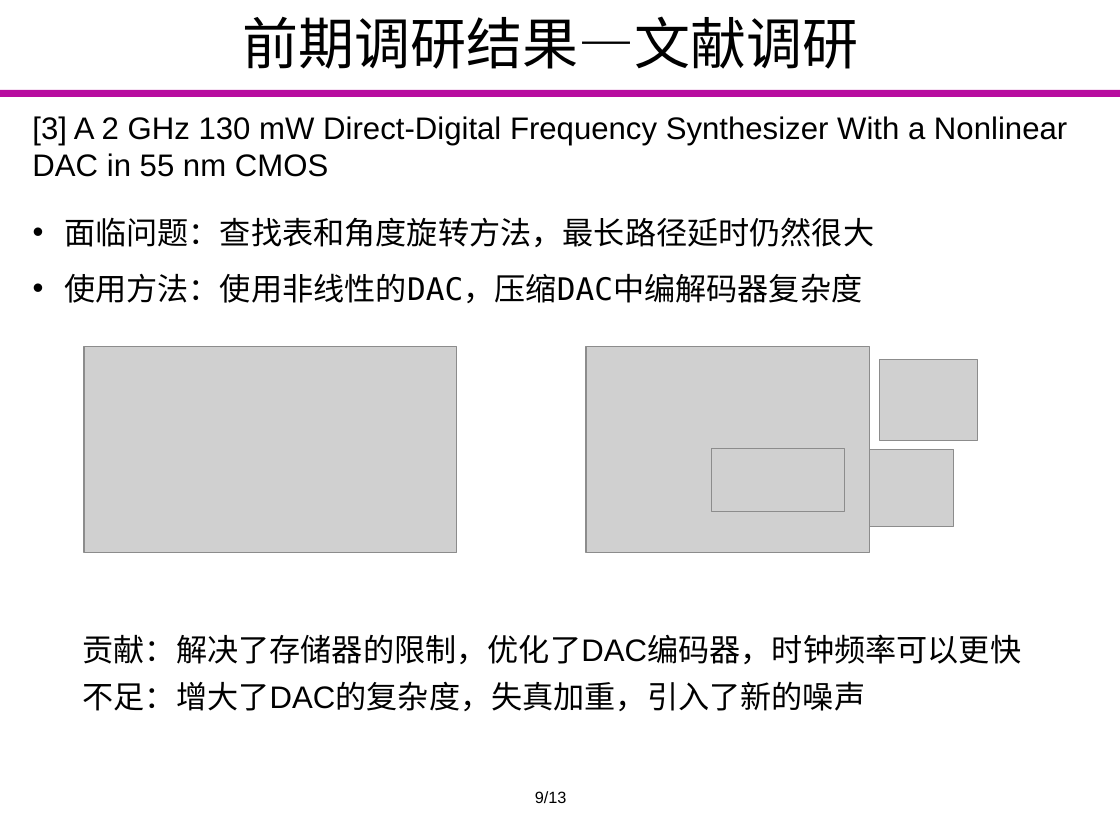
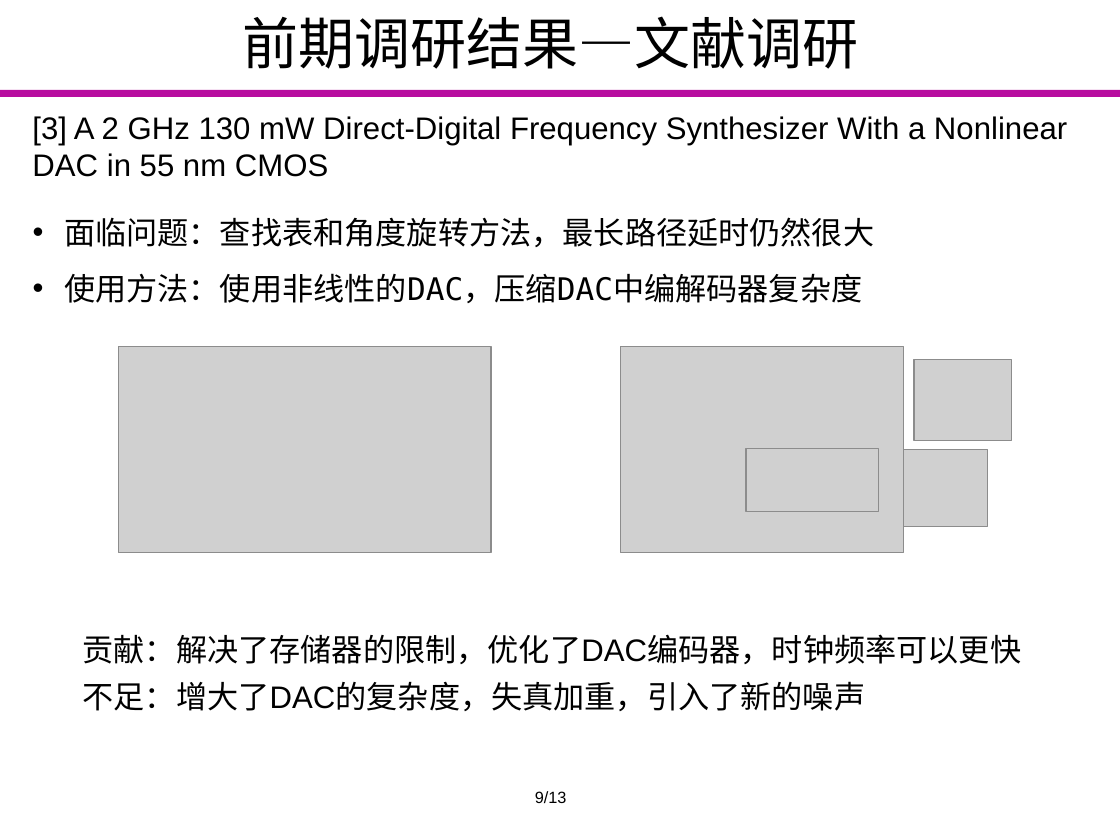
Before and after one commit to Markov2016/kaiti, a slide deck: slide 10 of ppt/yyx_v1.1.pptx. Drawn at 1120x840 pixels with LibreOffice and Linux fonts; fonts in the diff are those of the drawing; grey boxes stand for pictures; background and template pictures are left out. Boxes give left, top, right and bottom in pixels: in the first picture for what was removed or moved away, otherwise in the second. Text is boxed around its words. In the diff, an @@ line names an element or a change of style, - is before the commit and + after.

```diff
--- a/ppt/yyx_v1.1.pptx
+++ b/ppt/yyx_v1.1.pptx
@@ 5 pictures moved together from (x1=84, y1=346, x2=977, y2=552) to (x1=119, y1=346, x2=1011, y2=552) @@
```
Also in this commit, not shown: 5 other slides changed, 1 slide removed.
